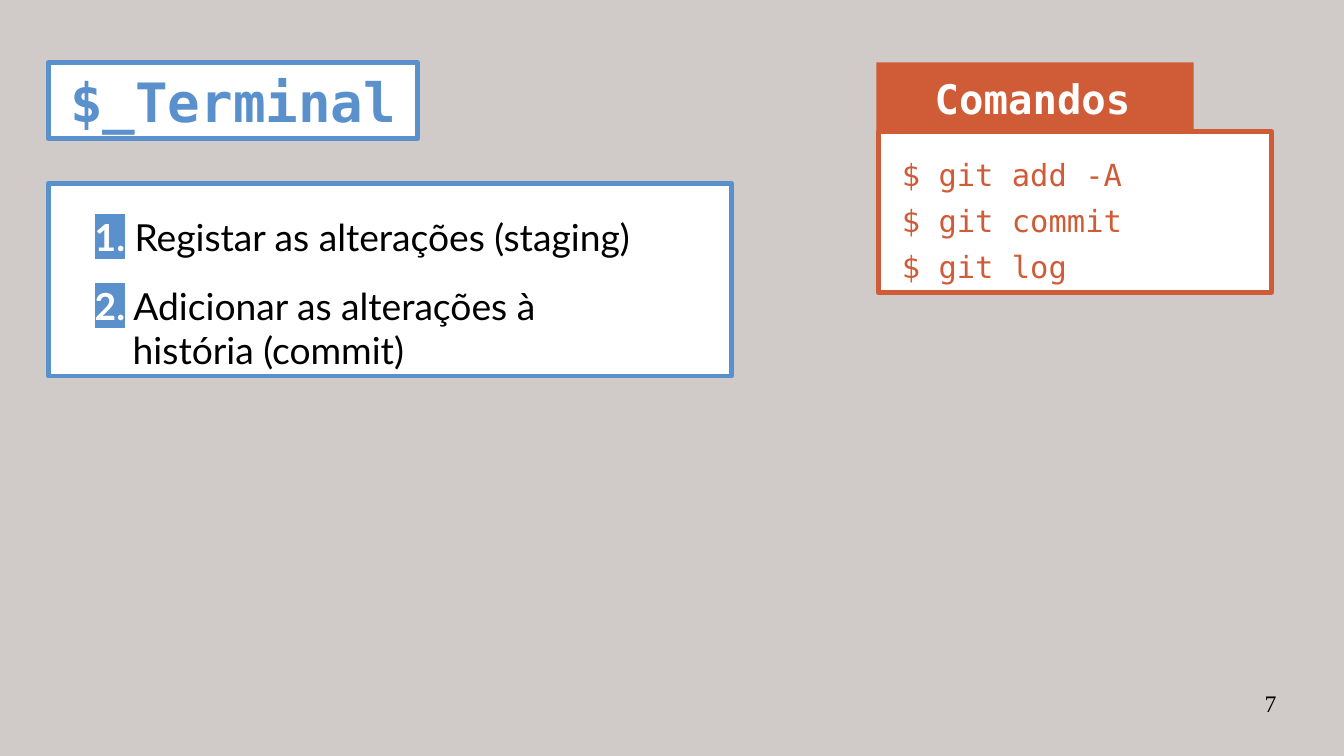
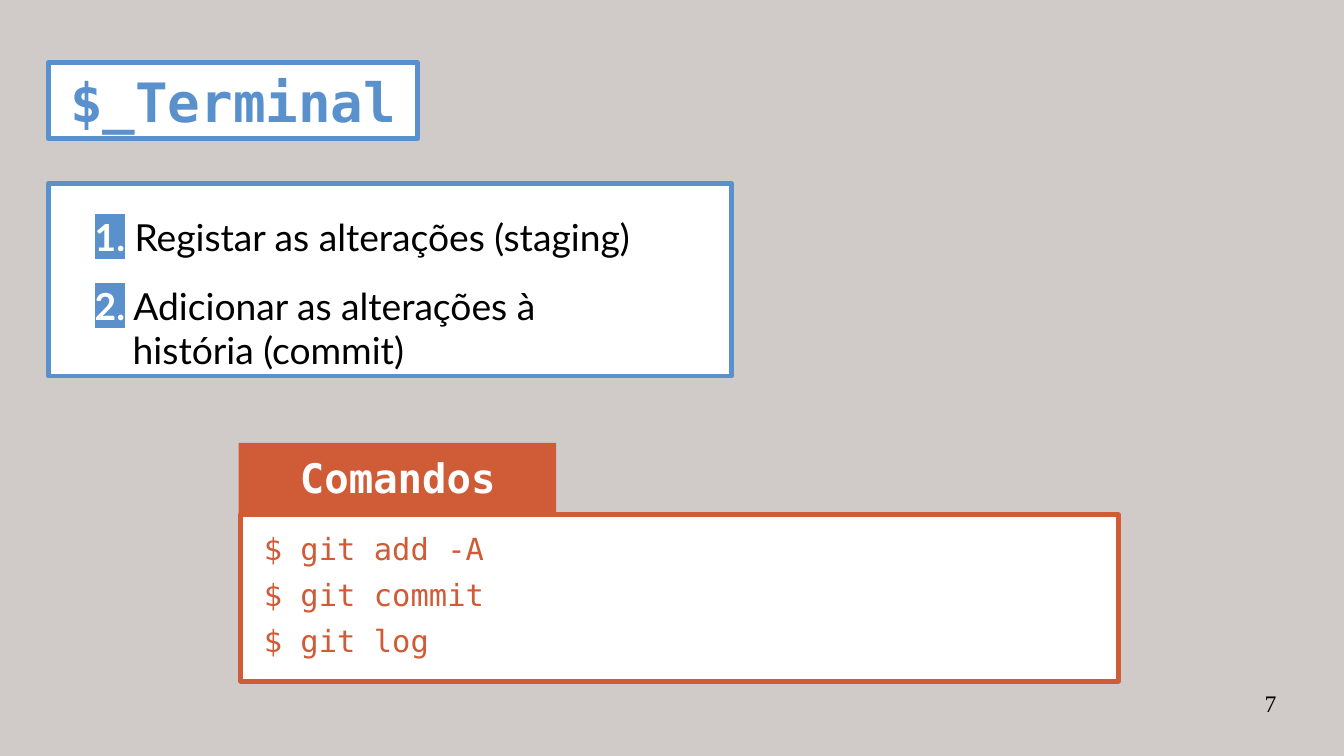
Before and after one commit to miguelpinho/git-lecture, a slide deck: slide 7 of lecture_pt.odp. Drawn at 1344x756 pixels with LibreOffice and Linux fonts; fonts in the diff are those of the drawing. Boxes give left, top, right and bottom in pixels: in the first picture for what was removed or moved away, otherwise in the second. Text is boxed around its words. In the diff, an @@ line names an element or a change of style, - is before the commit and + after.

```diff
--- a/lecture_pt.odp
+++ b/lecture_pt.odp
@@ rectangle removed at [879, 132, 1272, 293] @@
@@ text "Comandos": place and size @@
-text "Comandos" at [935, 83, 1131, 115]
+text "Comandos" at [300, 462, 496, 494]
@@ rectangle: place and size @@
-rectangle at [877, 62, 1194, 133]
+rectangle at [239, 443, 556, 513]
@@ rectangle added at [241, 515, 1120, 681], fill #FFFFFF, outline #CF5C36 2.89 pt @@
@@ text "$ git add -A": place and size @@
-text "$ git add -A" at [939, 163, 1122, 284]
+text "$ git add -A" at [300, 537, 484, 659]
```
Also in this commit, not shown: 8 other slides changed, 1 other file.
